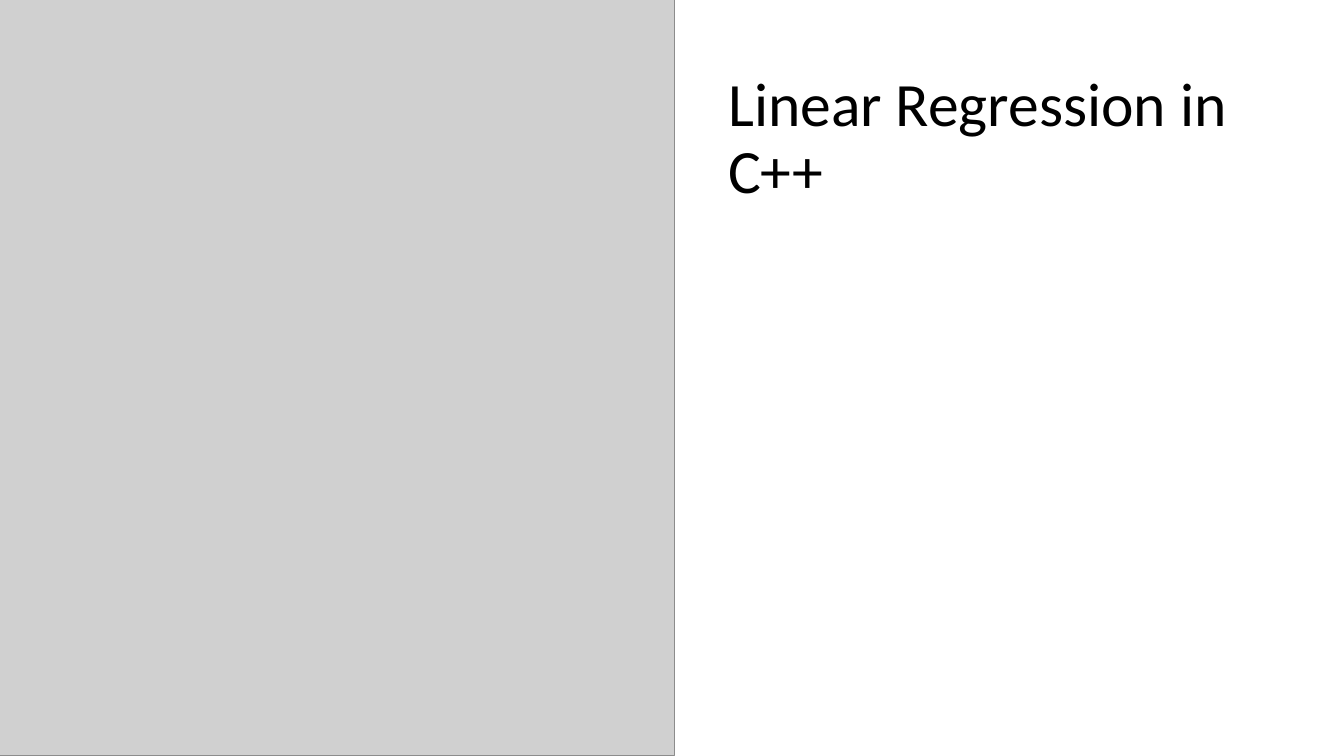
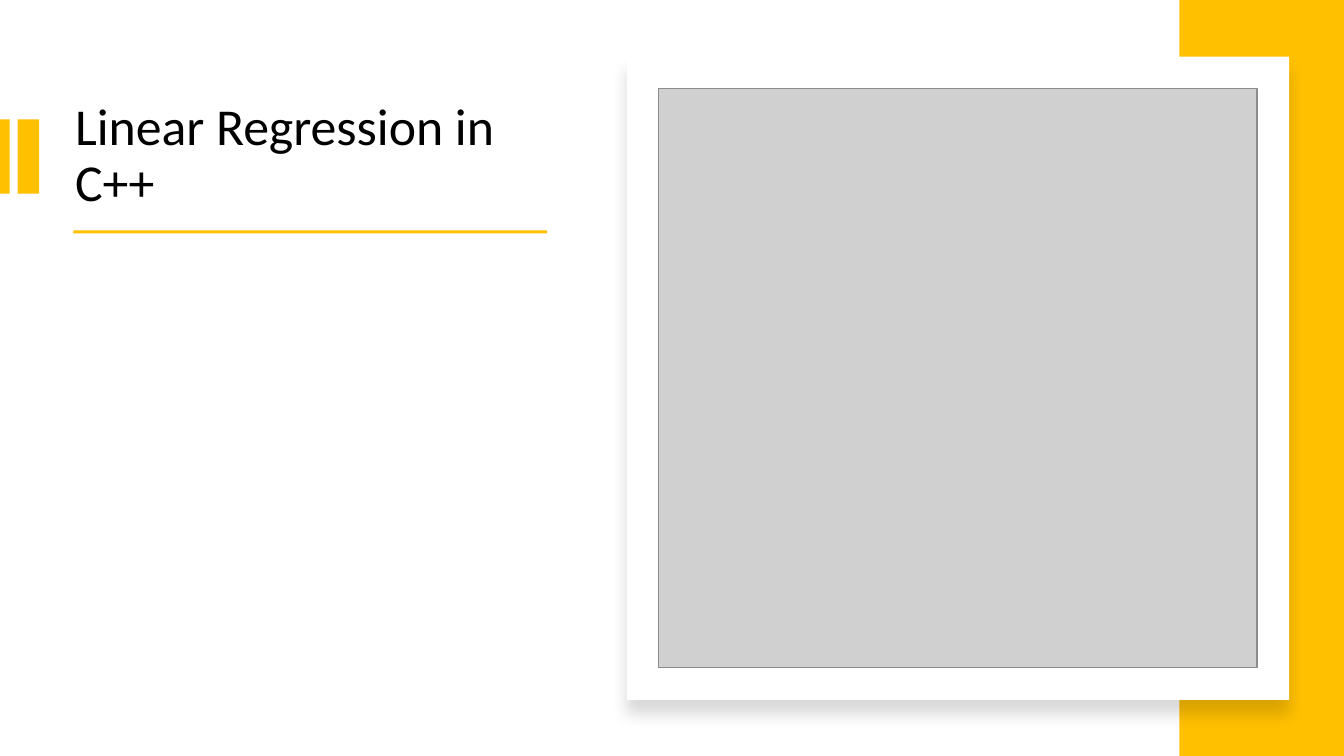
Before and after one commit to StanislasDOZIAS/INF442, a slide deck: slide 6 of Presentation INF442.pptx. Drawn at 1344x756 pixels with LibreOffice and Linux fonts; fonts in the diff are those of the drawing; grey boxes stand for pictures. Boxes give left, top, right and bottom in pixels: in the first picture for what was removed or moved away, otherwise in the second. Text is boxed around its words. In the diff, an @@ line names an element or a change of style, - is before the commit and + after.

Commit message:
push pptx

```diff
--- a/Presentation INF442.pptx
+++ b/Presentation INF442.pptx
@@ rectangle added at bbox=[1180, 0, 1344, 756], fill #FFC000 @@
@@ rectangle added at bbox=[627, 56, 1290, 700], fill #FFFFFF @@
@@ picture: place and size @@
-picture at bbox=[0, 0, 675, 756]
+picture at bbox=[659, 88, 1257, 667]
@@ rectangle added at bbox=[0, 119, 10, 194], fill #FFC000 @@
@@ rectangle added at bbox=[17, 119, 38, 194], fill #FFC000 @@
@@ title "Linear Regression in C++": place and size @@
-title "Linear Regression in C++" at bbox=[728, 83, 1226, 194]
+title "Linear Regression in C++" at bbox=[75, 109, 494, 202]
@@ title "Linear Regression in C++" at bbox=[75, 109, 494, 202]: size 44 to 37 pt @@
@@ rectangle added at bbox=[74, 231, 547, 234], fill #FFC000 @@
```
Also in this commit, not shown: 2 other slides changed.
